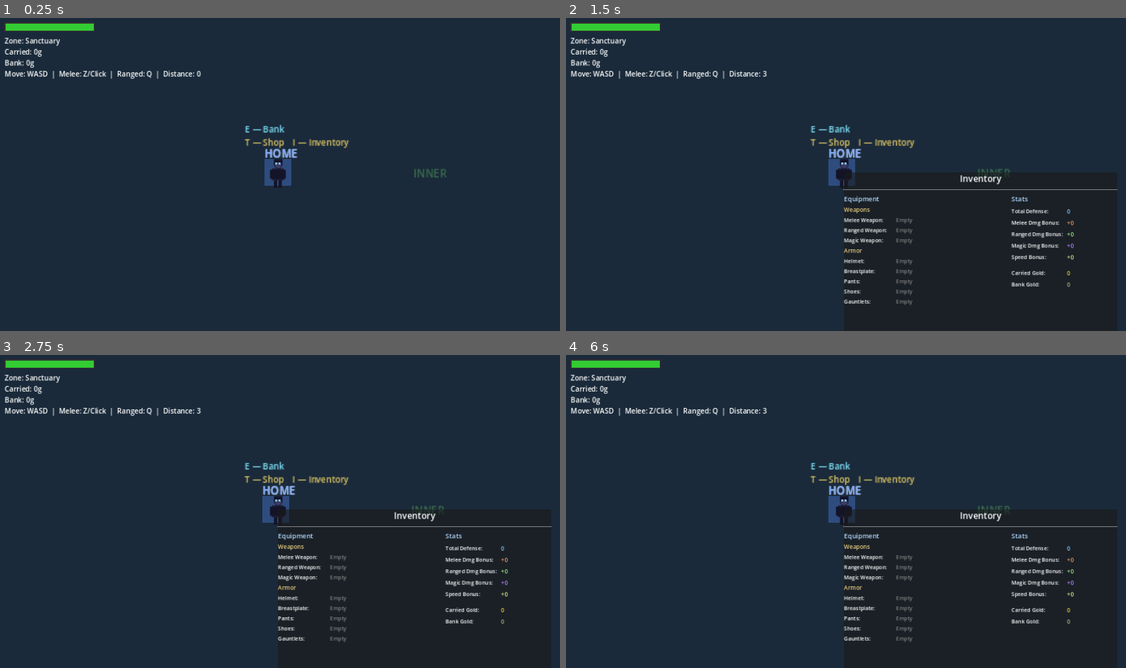
Above: before the commit, frames 1-4 (two rows, left to right).
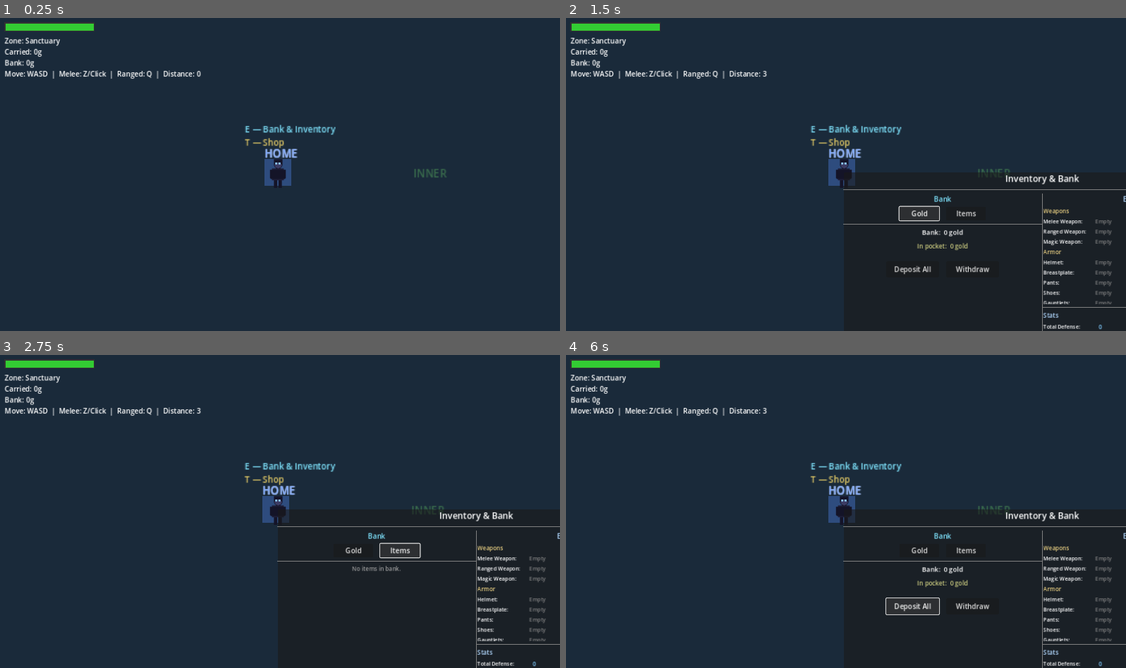
Above: after the commit, the same moments.

Repository: cbradshaw11/game-concept
Game: Godot game, scene res://scenes/world/world_scene.tscn
Same seed, same stepped clock (60 frames per second), same inputs: the game is played once before the commit and once after it.
Inputs (mouse positions are in pixels of both pictures, inside the frame that each line leads up to):
- Up to frame 1 (0.25 s): no input
- Up to frame 2 (1.5 s): tap Enter at 0.5 s; hold Right (ui_right) 0.53-1.25 s; hold I 0.53-1.25 s; tap 0 at 0.8 s; click (918, 212) at 1.25 s, where only the run after the commit has a clickable "Gold"
- Up to frame 3 (2.75 s): click (397, 549) at 2 s, where only the run after the commit has a clickable "Items"
- Up to frame 4 (6 s): tap Space (attack) at 2.75, 4.25 s; hold Down (ui_down) 2.78-3.53 s; tap 0 at 2.85 s; tap 9 at 3.05, 3.6 s; tap Enter at 3.5, 4.55, 5, 5.1 s; hold Right (ui_right) 3.53-4.28 s; tap Backspace at 3.8, 4.35 s; hold Up (ui_up) 4.28-5.03 s; hold Left (ui_left) 5.03-5.75 s; tap Keypad Enter at 5.3 s; click (913, 605) at 5.75 s, where only the run after the commit has a clickable "Deposit All"

The runs differ from the first frame. In frame 1, 0.3% of the frame differs, in the area x 51-63%, y 34-42%; in frame 2, 3.4%; in frame 3, 3.2%; in frame 4, 3.4%, in the area x 49-100%, y 34-100%.

Commit message:
feat: merge bank + inventory into single dual-pane menu (E at home, I anywhere)

Diff:
--- /dev/null
+++ b/game/scenes/hub/combined_menu.gd
@@ -0,0 +1,596 @@
+extends CanvasLayer
+
+signal menu_closed
+
+var at_home: bool = false
+
+# UI references
+var main_panel: PanelContainer
+var bank_vbox: VBoxContainer
+var equip_vbox: VBoxContainer
+var stats_vbox: VBoxContainer
+var slots_vbox: VBoxContainer
+var items_vbox: VBoxContainer
+
+# Bank gold sub-panels
+var bank_controls: VBoxContainer
+var bank_locked_label: Label
+
+# Bank UI state
+enum BankScreen { GOLD, WITHDRAW, ITEMS }
+var bank_screen: BankScreen = BankScreen.GOLD
+var withdraw_input_text: String = ""
+var withdraw_input_label: Label
+var gold_panel: VBoxContainer
+var withdraw_panel: VBoxContainer
+var items_panel: VBoxContainer
+var bank_label: Label
+var carried_label: Label
+var confirm_discard_row: Node = null
+
+# Tab buttons (for highlighting)
+var gold_tab_btn: Button
+var items_tab_btn: Button
+
+func _ready() -> void:
+	_build_ui()
+	_refresh()
+	var inv: Node = get_node_or_null("/root/InventorySystem")
+	if inv:
+		inv.inventory_changed.connect(_refresh)
+		inv.bank_changed.connect(_refresh)
+
+func _build_ui() -> void:
+	main_panel = PanelContainer.new()
+	main_panel.set_anchors_and_offsets_preset(Control.PRESET_CENTER)
+	main_panel.custom_minimum_size = Vector2(900, 500)
+	add_child(main_panel)
+
+	var root_vbox := VBoxContainer.new()
+	root_vbox.add_theme_constant_override("separation", 8)
+	main_panel.add_child(root_vbox)
+
+	# Title
+	var title := Label.new()
+	title.text = "Inventory & Bank"
+	title.add_theme_font_size_override("font_size", 20)
+	title.horizontal_alignment = HORIZONTAL_ALIGNMENT_CENTER
+	root_vbox.add_child(title)
+
+	var sep := HSeparator.new()
+	root_vbox.add_child(sep)
+
+	# Two-pane layout
+	var columns := HBoxContainer.new()
+	columns.add_theme_constant_override("separation", 0)
+	columns.size_flags_vertical = Control.SIZE_EXPAND_FILL
+	root_vbox.add_child(columns)
+
+	# ── LEFT PANE: Bank ──────────────────────────────────────
+	bank_vbox = VBoxContainer.new()
+	bank_vbox.add_theme_constant_override("separation", 6)
+	bank_vbox.custom_minimum_size = Vector2(400, 0)
+	bank_vbox.size_flags_horizontal = Control.SIZE_EXPAND_FILL
+	columns.add_child(bank_vbox)
+
+	var bank_title := Label.new()
+	bank_title.text = "Bank"
+	bank_title.add_theme_font_size_override("font_size", 16)
+	bank_title.add_theme_color_override("font_color", Color(0.5, 0.9, 1.0))
+	bank_title.horizontal_alignment = HORIZONTAL_ALIGNMENT_CENTER
+	bank_vbox.add_child(bank_title)
+
+	# Bank locked message (shown when not at home)
+	bank_locked_label = Label.new()
+	bank_locked_label.text = "Return home to access bank"
+	bank_locked_label.add_theme_font_size_override("font_size", 14)
+	bank_locked_label.add_theme_color_override("font_color", Color(0.6, 0.5, 0.4))
+	bank_locked_label.horizontal_alignment = HORIZONTAL_ALIGNMENT_CENTER
+	bank_locked_label.size_flags_vertical = Control.SIZE_EXPAND_FILL
+	bank_locked_label.vertical_alignment = VERTICAL_ALIGNMENT_CENTER
+	bank_vbox.add_child(bank_locked_label)
+
+	# Bank controls container (shown when at home)
+	bank_controls = VBoxContainer.new()
+	bank_controls.add_theme_constant_override("separation", 6)
+	bank_controls.size_flags_vertical = Control.SIZE_EXPAND_FILL
+	bank_vbox.add_child(bank_controls)
+
+	# Tab row
+	var tab_row := HBoxContainer.new()
+	tab_row.alignment = BoxContainer.ALIGNMENT_CENTER
+	tab_row.add_theme_constant_override("separation", 16)
+	bank_controls.add_child(tab_row)
+
+	gold_tab_btn = Button.new()
+	gold_tab_btn.text = "Gold"
+	gold_tab_btn.custom_minimum_size = Vector2(90, 28)
+	gold_tab_btn.pressed.connect(_show_gold_screen)
+	tab_row.add_child(gold_tab_btn)
+
+	items_tab_btn = Button.new()
+	items_tab_btn.text = "Items"
+	items_tab_btn.custom_minimum_size = Vector2(90, 28)
+	items_tab_btn.pressed.connect(_show_items_screen)
+	tab_row.add_child(items_tab_btn)
+
+	var tab_sep := HSeparator.new()
+	bank_controls.add_child(tab_sep)
+
+	# ── Gold sub-panel ──
+	gold_panel = VBoxContainer.new()
+	gold_panel.add_theme_constant_override("separation", 10)
+	bank_controls.add_child(gold_panel)
+
+	bank_label = Label.new()
+	bank_label.add_theme_font_size_override("font_size", 15)
+	bank_label.horizontal_alignment = HORIZONTAL_ALIGNMENT_CENTER
+	gold_panel.add_child(bank_label)
+
+	carried_label = Label.new()
+	carried_label.add_theme_font_size_override("font_size", 14)
+	carried_label.horizontal_alignment = HORIZONTAL_ALIGNMENT_CENTER
+	carried_label.add_theme_color_override("font_color", Color(0.8, 0.8, 0.5))
+	gold_panel.add_child(carried_label)
+
+	var gold_sep := HSeparator.new()
+	gold_panel.add_child(gold_sep)
+
+	var btn_row := HBoxContainer.new()
+	btn_row.alignment = BoxContainer.ALIGNMENT_CENTER
+	btn_row.add_theme_constant_override("separation", 16)
+	gold_panel.add_child(btn_row)
+
+	var deposit_btn := Button.new()
+	deposit_btn.text = "Deposit All"
+	deposit_btn.custom_minimum_size = Vector2(120, 36)
+	deposit_btn.pressed.connect(_on_deposit_all)
+	btn_row.add_child(deposit_btn)
+
+	var withdraw_btn := Button.new()
+	withdraw_btn.text = "Withdraw"
+	withdraw_btn.custom_minimum_size = Vector2(120, 36)
+	withdraw_btn.pressed.connect(_show_withdraw_screen)
+	btn_row.add_child(withdraw_btn)
+
+	# ── Withdraw sub-panel ──
+	withdraw_panel = VBoxContainer.new()
+	withdraw_panel.add_theme_constant_override("separation", 10)
+	withdraw_panel.visible = false
+	bank_controls.add_child(withdraw_panel)
+
+	var wtitle := Label.new()
+	wtitle.text = "Withdraw Gold"
+	wtitle.add_theme_font_size_override("font_size", 16)
+	wtitle.horizontal_alignment = HORIZONTAL_ALIGNMENT_CENTER
+	withdraw_panel.add_child(wtitle)
+
+	withdraw_input_label = Label.new()
+	withdraw_input_label.text = "Amount: _"
+	withdraw_input_label.add_theme_font_size_override("font_size", 20)
+	withdraw_input_label.horizontal_alignment = HORIZONTAL_ALIGNMENT_CENTER
+	withdraw_panel.add_child(withdraw_input_label)
+
+	var key_hint := Label.new()
+	key_hint.text = "Type an amount, then press Enter"
+	key_hint.add_theme_font_size_override("font_size", 11)
+	key_hint.add_theme_color_override("font_color", Color(0.6, 0.6, 0.6))
+	key_hint.horizontal_alignment = HORIZONTAL_ALIGNMENT_CENTER
+	withdraw_panel.add_child(key_hint)
+
+	var wbtn_row := HBoxContainer.new()
+	wbtn_row.alignment = BoxContainer.ALIGNMENT_CENTER
+	wbtn_row.add_theme_constant_override("separation", 12)
+	withdraw_panel.add_child(wbtn_row)
+
+	var all_btn := Button.new()
+	all_btn.text = "Withdraw All"
+	all_btn.custom_minimum_size = Vector2(110, 34)
+	all_btn.pressed.connect(_on_withdraw_all)
+	wbtn_row.add_child(all_btn)
+
+	var confirm_btn := Button.new()
+	confirm_btn.text = "Confirm"
+	confirm_btn.custom_minimum_size = Vector2(90, 34)
+	confirm_btn.pressed.connect(_on_withdraw_confirm)
+	wbtn_row.add_child(confirm_btn)
+
+	var back_btn := Button.new()
+	back_btn.text = "Back"
+	back_btn.custom_minimum_size = Vector2(70, 34)
+	back_btn.pressed.connect(_show_gold_screen)
+	wbtn_row.add_child(back_btn)
+
+	# ── Items sub-panel ──
+	items_panel = VBoxContainer.new()
+	items_panel.add_theme_constant_override("separation", 6)
+	items_panel.visible = false
+	items_panel.size_flags_vertical = Control.SIZE_EXPAND_FILL
+	bank_controls.add_child(items_panel)
+
+	var iscroll := ScrollContainer.new()
+	iscroll.custom_minimum_size = Vector2(370, 300)
+	iscroll.size_flags_vertical = Control.SIZE_EXPAND_FILL
+	items_panel.add_child(iscroll)
+
+	items_vbox = VBoxContainer.new()
+	items_vbox.add_theme_constant_override("separation", 4)
+	items_vbox.size_flags_horizontal = Control.SIZE_EXPAND_FILL
+	iscroll.add_child(items_vbox)
+
+	# ── SEPARATOR ──────────────────────────────────────
+	var vsep := VSeparator.new()
+	columns.add_child(vsep)
+
+	# ── RIGHT PANE: Equipment + Stats ──────────────────────────────────────
+	equip_vbox = VBoxContainer.new()
+	equip_vbox.add_theme_constant_override("separation", 6)
+	equip_vbox.custom_minimum_size = Vector2(440, 0)
+	equip_vbox.size_flags_horizontal = Control.SIZE_EXPAND_FILL
+	columns.add_child(equip_vbox)
+
+	var eq_title := Label.new()
+	eq_title.text = "Equipment"
+	eq_title.add_theme_font_size_override("font_size", 16)
+	eq_title.add_theme_color_override("font_color", Color(0.7, 0.85, 1.0))
+	eq_title.horizontal_alignment = HORIZONTAL_ALIGNMENT_CENTER
+	equip_vbox.add_child(eq_title)
+
+	var eq_scroll := ScrollContainer.new()
+	eq_scroll.custom_minimum_size = Vector2(420, 220)
+	equip_vbox.add_child(eq_scroll)
+
+	slots_vbox = VBoxContainer.new()
+	slots_vbox.add_theme_constant_override("separation", 4)
+	slots_vbox.size_flags_horizontal = Control.SIZE_EXPAND_FILL
+	eq_scroll.add_child(slots_vbox)
+
+	var stats_sep := HSeparator.new()
+	equip_vbox.add_child(stats_sep)
+
+	var st_title := Label.new()
+	st_title.text = "Stats"
+	st_title.add_theme_font_size_override("font_size", 14)
+	st_title.add_theme_color_override("font_color", Color(0.7, 0.85, 1.0))
+	equip_vbox.add_child(st_title)
+
+	stats_vbox = VBoxContainer.new()
+	stats_vbox.add_theme_constant_override("separation", 5)
+	equip_vbox.add_child(stats_vbox)
+
+	# ── Close hint ──
+	var bottom_sep := HSeparator.new()
+	root_vbox.add_child(bottom_sep)
+
+	var hint := Label.new()
+	hint.text = "Press ESC / I / E to close"
+	hint.add_theme_font_size_override("font_size", 11)
+	hint.add_theme_color_override("font_color", Color(0.6, 0.6, 0.6))
+	hint.horizontal_alignment = HORIZONTAL_ALIGNMENT_CENTER
+	root_vbox.add_child(hint)
+
+# ── Refresh ──────────────────────────────────────
+
+func _refresh() -> void:
+	_update_bank_visibility()
+	_refresh_gold()
+	_rebuild_slots()
+	_rebuild_stats()
+	if bank_screen == BankScreen.ITEMS:
+		_rebuild_items_list()
+
+func _update_bank_visibility() -> void:
+	bank_locked_label.visible = not at_home
+	bank_controls.visible = at_home
+
+func _refresh_gold() -> void:
+	var inv: Node = get_node_or_null("/root/InventorySystem")
+	if inv == null:
+		return
+	bank_label.text = "Bank:  %d gold" % int(inv.get("bank_gold"))
+	carried_label.text = "In pocket:  %d gold" % int(inv.get("carried_gold"))
+
+# ── Bank Screens ──────────────────────────────────────
+
+func _show_gold_screen() -> void:
+	bank_screen = BankScreen.GOLD
+	withdraw_input_text = ""
+	gold_panel.visible = true
+	withdraw_panel.visible = false
+	items_panel.visible = false
+	_refresh_gold()
+
+func _show_withdraw_screen() -> void:
+	bank_screen = BankScreen.WITHDRAW
+	withdraw_input_text = ""
+	withdraw_input_label.text = "Amount: _"
+	gold_panel.visible = false
+	withdraw_panel.visible = true
+	items_panel.visible = false
+
+func _show_items_screen() -> void:
+	bank_screen = BankScreen.ITEMS
+	gold_panel.visible = false
+	withdraw_panel.visible = false
+	items_panel.visible = true
+	_rebuild_items_list()
+
+func _rebuild_items_list() -> void:
+	for child in items_vbox.get_children():
+		child.queue_free()
+	confirm_discard_row = null
+
+	var inv: Node = get_node_or_null("/root/InventorySystem")
+	if inv == null:
+		return
+	var bank_items_arr: Array = inv.get("bank_items")
+	if bank_items_arr.size() == 0:
+		var empty_lbl := Label.new()
+		empty_lbl.text = "No items in bank."
+		empty_lbl.add_theme_font_size_override("font_size", 13)
+		empty_lbl.add_theme_color_override("font_color", Color(0.6, 0.6, 0.6))
+		empty_lbl.horizontal_alignment = HORIZONTAL_ALIGNMENT_CENTER
+		items_vbox.add_child(empty_lbl)
+		return
+
+	for i in range(bank_items_arr.size()):
+		var item: Dictionary = bank_items_arr[i]
+		var row := VBoxContainer.new()
+		row.add_theme_constant_override("separation", 2)
+		items_vbox.add_child(row)
+
+		var hbox := HBoxContainer.new()
+		hbox.add_theme_constant_override("separation", 8)
+		row.add_child(hbox)
+
+		var name_lbl := Label.new()
+		name_lbl.text = item.get("name", "???")
+		name_lbl.add_theme_font_size_override("font_size", 13)
+		name_lbl.custom_minimum_size = Vector2(130, 0)
+		hbox.add_child(name_lbl)
+
+		var stat_lbl := Label.new()
+		stat_lbl.text = _get_stat_summary(item)
+		stat_lbl.add_theme_font_size_override("font_size", 11)
+		stat_lbl.add_theme_color_override("font_color", Color(0.6, 0.9, 0.6))
+		stat_lbl.custom_minimum_size = Vector2(100, 0)
+		hbox.add_child(stat_lbl)
+
+		var slot_lbl := Label.new()
+		slot_lbl.text = item.get("slot", "")
+		slot_lbl.add_theme_font_size_override("font_size", 11)
+		slot_lbl.add_theme_color_override("font_color", Color(0.5, 0.7, 0.9))
+		slot_lbl.custom_minimum_size = Vector2(70, 0)
+		hbox.add_child(slot_lbl)
+
+		var equip_btn := Button.new()
+		equip_btn.text = "Equip"
+		equip_btn.custom_minimum_size = Vector2(55, 24)
+		var item_ref := item
+		equip_btn.pressed.connect(func(): _equip_item(item_ref))
+		hbox.add_child(equip_btn)
+
+		var discard_btn := Button.new()
+		discard_btn.text = "Discard"
+		discard_btn.custom_minimum_size = Vector2(55, 24)
+		discard_btn.pressed.connect(func(): _show_discard_confirm(row, item_ref, i))
+		hbox.add_child(discard_btn)
+
+func _equip_item(item: Dictionary) -> void:
+	var inv: Node = get_node_or_null("/root/InventorySystem")
+	if inv == null:
+		return
+	inv.call("equip_item", item)
+	_rebuild_items_list()
+
+func _show_discard_confirm(row: VBoxContainer, item: Dictionary, idx: int) -> void:
+	if confirm_discard_row != null and is_instance_valid(confirm_discard_row):
+		var old: Node = confirm_discard_row.get_node_or_null("DiscardConfirm")
+		if old:
+			old.queue_free()
+	confirm_discard_row = row
+
+	var hbox := HBoxContainer.new()
+	hbox.name = "DiscardConfirm"
+	hbox.add_theme_constant_override("separation", 8)
+	row.add_child(hbox)
+
+	var lbl := Label.new()
+	lbl.text = "Discard %s?" % item.get("name", "item")
+	lbl.add_theme_font_size_override("font_size", 12)
+	lbl.add_theme_color_override("font_color", Color(1.0, 0.5, 0.3))
+	hbox.add_child(lbl)
+
+	var yes_btn := Button.new()
+	yes_btn.text = "Yes"
+	yes_btn.custom_minimum_size = Vector2(45, 22)
+	yes_btn.pressed.connect(func(): _discard_item(item))
+	hbox.add_child(yes_btn)
+
+	var no_btn := Button.new()
+	no_btn.text = "No"
+	no_btn.custom_minimum_size = Vector2(45, 22)
+	no_btn.pressed.connect(func(): hbox.queue_free(); confirm_discard_row = null)
+	hbox.add_child(no_btn)
+
+func _discard_item(item: Dictionary) -> void:
+	var inv: Node = get_node_or_null("/root/InventorySystem")
+	if inv == null:
+		return
+	var bank_items_arr: Array = inv.get("bank_items")
+	var idx := bank_items_arr.find(item)
+	if idx >= 0:
+		bank_items_arr.remove_at(idx)
+		inv.bank_changed.emit()
+	_rebuild_items_list()
+
+# ── Gold operations ──────────────────────────────────────
+
+func _on_deposit_all() -> void:
+	var inv: Node = get_node_or_null("/root/InventorySystem")
+	if inv == null:
+		return
+	var carried: int = int(inv.get("carried_gold"))
+	if carried > 0:
+		inv.call("deposit_to_bank", carried, [])
+	_refresh_gold()
+
+func _on_withdraw_all() -> void:
+	var inv: Node = get_node_or_null("/root/InventorySystem")
+	if inv == null:
+		return
+	var bank: int = int(inv.get("bank_gold"))
+	if bank > 0:
+		inv.call("withdraw_gold", bank)
+	_show_gold_screen()
+
+func _on_withdraw_confirm() -> void:
+	var amount: int = int(withdraw_input_text) if withdraw_input_text.is_valid_int() else 0
+	if amount > 0:
+		var inv: Node = get_node_or_null("/root/InventorySystem")
+		if inv != null:
+			inv.call("withdraw_gold", amount)
+	_show_gold_screen()
+
+# ── Equipment (right pane) ──────────────────────────────────────
+
+func _rebuild_slots() -> void:
+	for child in slots_vbox.get_children():
+		child.queue_free()
+
+	var inv: Node = get_node_or_null("/root/InventorySystem")
+	if inv == null:
+		return
+
+	var equipped: Dictionary = inv.get("equipped")
+	var slot_labels := {
+		"weapon_melee": "Melee Weapon",
+		"weapon_ranged": "Ranged Weapon",
+		"weapon_magic": "Magic Weapon",
+		"helmet": "Helmet",
+		"breastplate": "Breastplate",
+		"pants": "Pants",
+		"shoes": "Shoes",
+		"gauntlets": "Gauntlets",
+	}
+
+	_add_section_header("Weapons")
+	for slot in ["weapon_melee", "weapon_ranged", "weapon_magic"]:
+		_add_slot_row(slot, slot_labels[slot], equipped.get(slot, {}), inv)
+
+	_add_section_header("Armor")
+	for slot in ["helmet", "breastplate", "pants", "shoes", "gauntlets"]:
+		_add_slot_row(slot, slot_labels[slot], equipped.get(slot, {}), inv)
+
+func _add_section_header(text: String) -> void:
+	var lbl := Label.new()
+	lbl.text = text
+	lbl.add_theme_font_size_override("font_size", 13)
+	lbl.add_theme_color_override("font_color", Color(0.9, 0.8, 0.5))
+	slots_vbox.add_child(lbl)
+
+func _add_slot_row(slot: String, label: String, item: Dictionary, inv: Node) -> void:
+	var hbox := HBoxContainer.new()
+	hbox.add_theme_constant_override("separation", 8)
+	slots_vbox.add_child(hbox)
+
+	var slot_lbl := Label.new()
+	slot_lbl.text = label + ":"
+	slot_lbl.add_theme_font_size_override("font_size", 12)
+	slot_lbl.custom_minimum_size = Vector2(110, 0)
+	hbox.add_child(slot_lbl)
+
+	if item.is_empty():
+		var empty := Label.new()
+		empty.text = "Empty"
+		empty.add_theme_font_size_override("font_size", 12)
+		empty.add_theme_color_override("font_color", Color(0.5, 0.5, 0.5))
+		hbox.add_child(empty)
+	else:
+		var name_lbl := Label.new()
+		name_lbl.text = item.get("name", "???")
+		name_lbl.add_theme_font_size_override("font_size", 12)
+		name_lbl.custom_minimum_size = Vector2(110, 0)
+		hbox.add_child(name_lbl)
+
+		var stat_lbl := Label.new()
+		stat_lbl.text = _get_stat_summary(item)
+		stat_lbl.add_theme_font_size_override("font_size", 11)
+		stat_lbl.add_theme_color_override("font_color", Color(0.6, 0.9, 0.6))
+		hbox.add_child(stat_lbl)
+
+		var unequip_btn := Button.new()
+		unequip_btn.text = "Unequip"
+		unequip_btn.custom_minimum_size = Vector2(70, 24)
+		var s := slot
+		unequip_btn.pressed.connect(func(): inv.call("unequip_item", s))
+		hbox.add_child(unequip_btn)
+
+func _rebuild_stats() -> void:
+	for child in stats_vbox.get_children():
+		child.queue_free()
+
+	var inv: Node = get_node_or_null("/root/InventorySystem")
+	if inv == null:
+		return
+
+	_add_stat_line("Total Defense:", str(int(inv.get("total_defense"))), Color(0.5, 0.8, 1.0))
+	_add_stat_line("Melee Dmg Bonus:", "+%d" % int(inv.get("melee_damage_bonus")), Color(0.9, 0.6, 0.4))
+	_add_stat_line("Ranged Dmg Bonus:", "+%d" % int(inv.get("ranged_damage_bonus")), Color(0.6, 0.9, 0.5))
+	_add_stat_line("Magic Dmg Bonus:", "+%d" % int(inv.get("magic_damage_bonus")), Color(0.7, 0.5, 1.0))
+	_add_stat_line("Speed Bonus:", "+%d" % int(inv.get("speed_bonus")), Color(0.9, 0.9, 0.5))
+
+	var sep := HSeparator.new()
+	stats_vbox.add_child(sep)
+
+	_add_stat_line("Carried Gold:", "%d" % int(inv.get("carried_gold")), Color(0.9, 0.8, 0.2))
+	_add_stat_line("Bank Gold:", "%d" % int(inv.get("bank_gold")), Color(0.7, 0.7, 0.5))
+
+func _add_stat_line(label: String, value: String, color: Color) -> void:
+	var hbox := HBoxContainer.new()
+	hbox.add_theme_constant_override("separation", 6)
+	stats_vbox.add_child(hbox)
+
+	var lbl := Label.new()
+	lbl.text = label
+	lbl.add_theme_font_size_override("font_size", 12)
+	lbl.custom_minimum_size = Vector2(120, 0)
+	hbox.add_child(lbl)
+
+	var val := Label.new()
+	val.text = value
+	val.add_theme_font_size_override("font_size", 13)
+	val.add_theme_color_override("font_color", color)
+	hbox.add_child(val)
+
+# ── Helpers ──────────────────────────────────────
+
+func _get_stat_summary(item: Dictionary) -> String:
+	var parts: Array = []
+	if item.has("damage_bonus"):
+		parts.append("+%d dmg" % int(item.get("damage_bonus")))
+	if item.has("defense"):
+		parts.append("+%d def" % int(item.get("defense")))
+	if item.has("heal_amount"):
+		parts.append("+%d HP" % int(item.get("heal_amount")))
+	if item.has("speed_bonus"):
+		parts.append("+%d spd" % int(item.get("speed_bonus")))
+	return ", ".join(parts) if parts.size() > 0 else ""
+
+# ── Input ──────────────────────────────────────
+
+func _input(event: InputEvent) -> void:
+	if event is InputEventKey and event.pressed:
+		var key := event as InputEventKey
+		if key.keycode == KEY_ESCAPE or key.keycode == KEY_I or key.keycode == KEY_E:
+			menu_closed.emit()
+			return
+		if bank_screen == BankScreen.WITHDRAW and at_home:
+			if key.keycode >= KEY_0 and key.keycode <= KEY_9:
+				withdraw_input_text += str(key.keycode - KEY_0)
+				withdraw_input_label.text = "Amount: %s" % withdraw_input_text
+			elif key.keycode == KEY_BACKSPACE and withdraw_input_text.length() > 0:
+				withdraw_input_text = withdraw_input_text.substr(0, withdraw_input_text.length() - 1)
+				withdraw_input_label.text = "Amount: %s" % (withdraw_input_text if withdraw_input_text.length() > 0 else "_")
+			elif key.keycode == KEY_ENTER or key.keycode == KEY_KP_ENTER:
+				_on_withdraw_confirm()
--- /dev/null
+++ b/game/scenes/hub/combined_menu.tscn
@@ -0,0 +1,6 @@
+[gd_scene load_steps=2 format=3]
+
+[ext_resource type="Script" path="res://scenes/hub/combined_menu.gd" id="1"]
+
+[node name="CombinedMenu" type="CanvasLayer"]
+script = ExtResource("1")
--- a/game/scenes/world/world_scene.gd
+++ b/game/scenes/world/world_scene.gd
@@ -1,9 +1,8 @@
 extends Node2D
 
 const EnemySpawner = preload("res://scripts/systems/enemy_spawner.gd")
-const HomeHubScene = preload("res://scenes/hub/home_hub.tscn")
+const CombinedMenuScene = preload("res://scenes/hub/combined_menu.tscn")
 const ItemShopScene = preload("res://scenes/hub/item_shop.tscn")
-const InventoryMenuScene = preload("res://scenes/hub/inventory_menu.tscn")
 
 var player_speed := 200.0
 var spawner := EnemySpawner.new()
@@ -15,9 +14,8 @@
 var damage_timers: Dictionary = {}
 var player_health := 100.0
 var player_max_health := 100.0
-var home_hub: Node = null
+var combined_menu: Node = null
 var item_shop: Node = null
-var inventory_menu: Node = null
 
 const HOME_POS := Vector2.ZERO
 
@@ -186,7 +184,7 @@
 	)
 
 func _is_menu_open() -> bool:
-	return home_hub != null or item_shop != null or inventory_menu != null
+	return combined_menu != null or item_shop != null
 
 func _get_nearest_enemy(max_dist: float) -> Node2D:
 	var nearest: Node2D = null
@@ -487,7 +485,7 @@
 	if bank_prompt == null and in_sanctuary:
 		var lbl := Label.new()
 		lbl.name = "BankPrompt"
-		lbl.text = "E — Bank"
+		lbl.text = "E — Bank & Inventory"
 		lbl.add_theme_font_size_override("font_size", 13)
 		lbl.add_theme_color_override("font_color", Color(0.5, 0.9, 1.0))
 		lbl.z_index = 10
@@ -501,7 +499,7 @@
 	if shop_prompt == null and in_sanctuary:
 		var lbl := Label.new()
 		lbl.name = "ShopPrompt"
-		lbl.text = "T — Shop    I — Inventory"
+		lbl.text = "T — Shop"
 		lbl.add_theme_font_size_override("font_size", 13)
 		lbl.add_theme_color_override("font_color", Color(0.9, 0.8, 0.4))
 		lbl.z_index = 10
@@ -512,10 +510,10 @@
 		if in_sanctuary:
 			(shop_prompt as Label).position = player.position + Vector2(-50, -55)
 
-	# Open bank on E press
+	# Open combined menu on E press (sanctuary) or I press (anywhere)
 	var e_now: bool = Input.is_key_pressed(KEY_E)
 	if in_sanctuary and e_now and not _e_was_pressed and not _is_menu_open():
-		_open_home_hub()
+		_open_combined_menu(true)
 	_e_was_pressed = e_now
 
 	# Open shop on T press
@@ -524,21 +522,22 @@
 		_open_item_shop()
 	_t_was_pressed = t_now
 
-	# Open inventory on I press (anywhere)
+	# Open combined menu on I press (anywhere, bank locked if not at home)
 	var i_now: bool = Input.is_key_pressed(KEY_I)
 	if i_now and not _i_was_pressed and not _is_menu_open():
-		_open_inventory_menu()
+		_open_combined_menu(in_sanctuary)
 	_i_was_pressed = i_now
 
-func _open_home_hub() -> void:
-	home_hub = HomeHubScene.instantiate()
-	add_child(home_hub)
-	home_hub.hub_closed.connect(_on_hub_closed)
-
-func _on_hub_closed() -> void:
-	if home_hub != null:
-		home_hub.queue_free()
-		home_hub = null
+func _open_combined_menu(at_home: bool) -> void:
+	combined_menu = CombinedMenuScene.instantiate()
+	combined_menu.at_home = at_home
+	add_child(combined_menu)
+	combined_menu.menu_closed.connect(_on_combined_menu_closed)
+
+func _on_combined_menu_closed() -> void:
+	if combined_menu != null:
+		combined_menu.queue_free()
+		combined_menu = null
 
 func _open_item_shop() -> void:
 	item_shop = ItemShopScene.instantiate()
@@ -550,15 +549,6 @@
 		item_shop.queue_free()
 		item_shop = null
 
-func _open_inventory_menu() -> void:
-	inventory_menu = InventoryMenuScene.instantiate()
-	add_child(inventory_menu)
-	inventory_menu.inventory_closed.connect(_on_inventory_closed)
-
-func _on_inventory_closed() -> void:
-	if inventory_menu != null:
-		inventory_menu.queue_free()
-		inventory_menu = null
 
 func _setup_zone_markers() -> void:
 	# Draw concentric circle markers for each zone boundary
